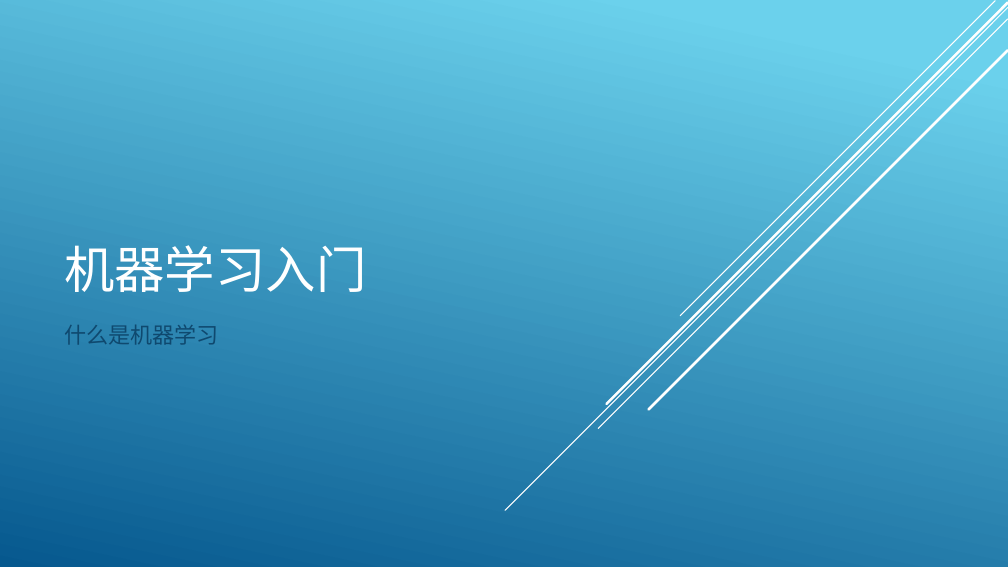
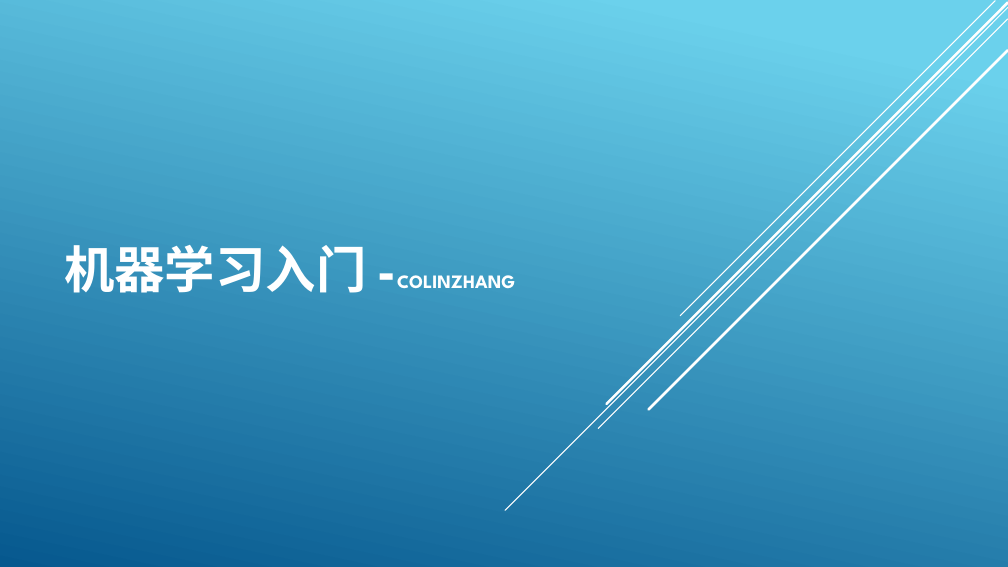
Before and after one commit to NewXLife/ML, a slide deck: slide 1 of docs/shareDoc/第一章-机器学习入门.pptx. Drawn at 1008x567 pixels with LibreOffice and Linux fonts; fonts in the diff are those of the drawing. Boxes give left, top, right and bottom in pixels: in the first picture for what was removed or moved away, otherwise in the second. Text is boxed around its words. In the diff, an @@ line names an element or a change of style, - is before the commit and + after.

```diff
--- a/docs/shareDoc/第一章-机器学习入门.pptx
+++ b/docs/shareDoc/第一章-机器学习入门.pptx
@@ title at (64, 245, 515, 293): text changed; size 48 to 18 pt; bold on @@
-机器学习入门
+机器学习入门 -COLINZHANG
@@ subtitle removed at (64, 325, 218, 345) @@
-什么是机器学习
```
Also in this commit, not shown: 11 other files.
